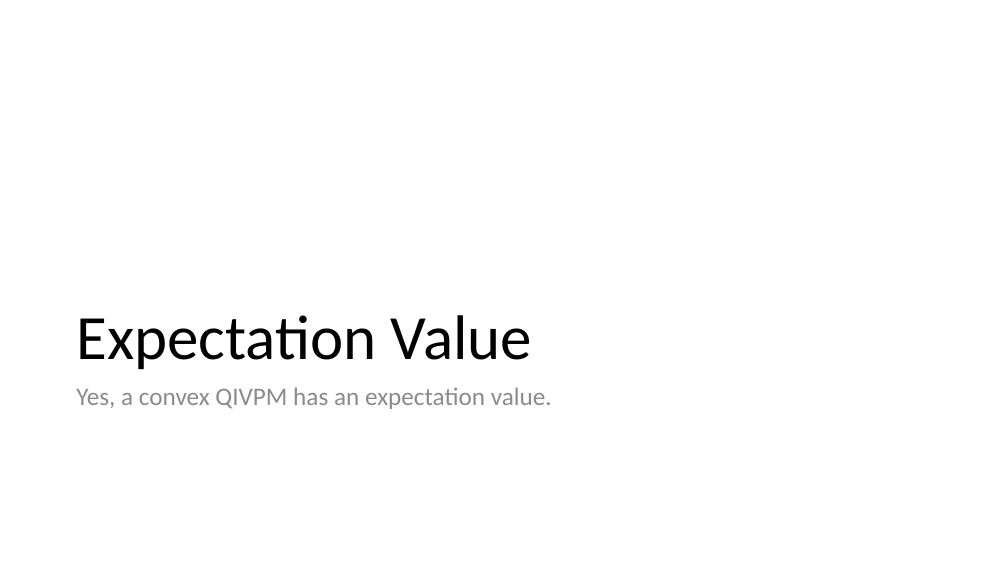
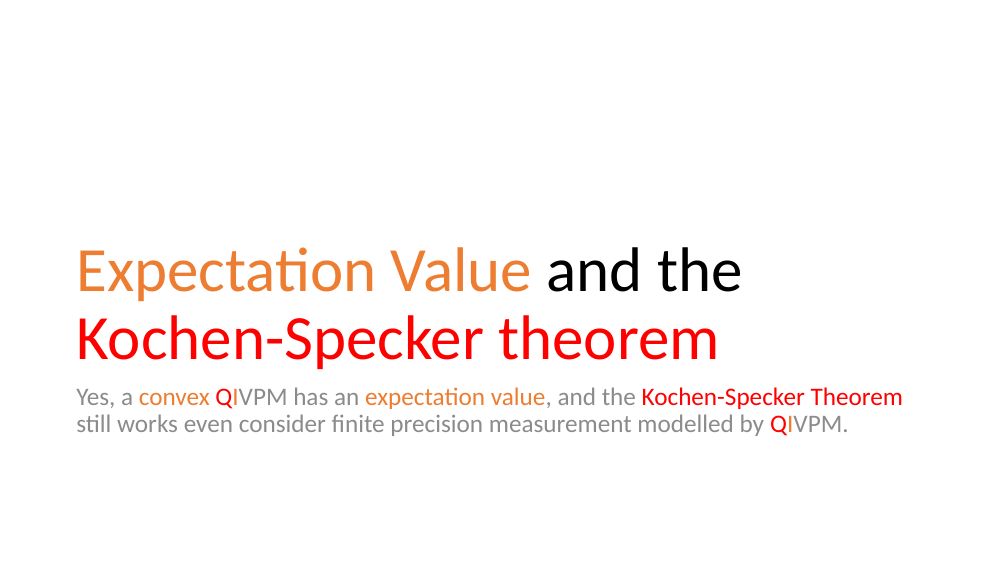
Before and after one commit to yuttai/Contextuality-and-Nonlocality-in-Discrete-Quantum-Theory, a slide deck: slide 22 of prop_letter.pptx. Drawn at 1008x567 pixels with LibreOffice and Linux fonts; fonts in the diff are those of the drawing. Boxes give left, top, right and bottom in pixels: in the first picture for what was removed or moved away, otherwise in the second. Text is boxed around its words. In the diff, an @@ line names an element or a change of style, - is before the commit and + after.

Commit message:
prop_letter.pptx "Expectation Value and Kochen-Specker Theorem" Updating...

```diff
--- a/prop_letter.pptx
+++ b/prop_letter.pptx
@@ title at (76, 247, 742, 369): text changed; text colour #000000 to #FF0000 @@
-Expectation Value
+Expectation Value and the Kochen-Specker theorem
@@ text at (76, 387, 903, 436): text changed @@
-Yes, a convex QIVPM has an expectation value.
+Yes, a convex QIVPM has an expectation value, and the Kochen-Specker Theorem still works even consider finite precision measurement modelled by QIVPM.
```
Also in this commit, not shown: 3 other slides changed, 1 slide added, 1 slide removed.
